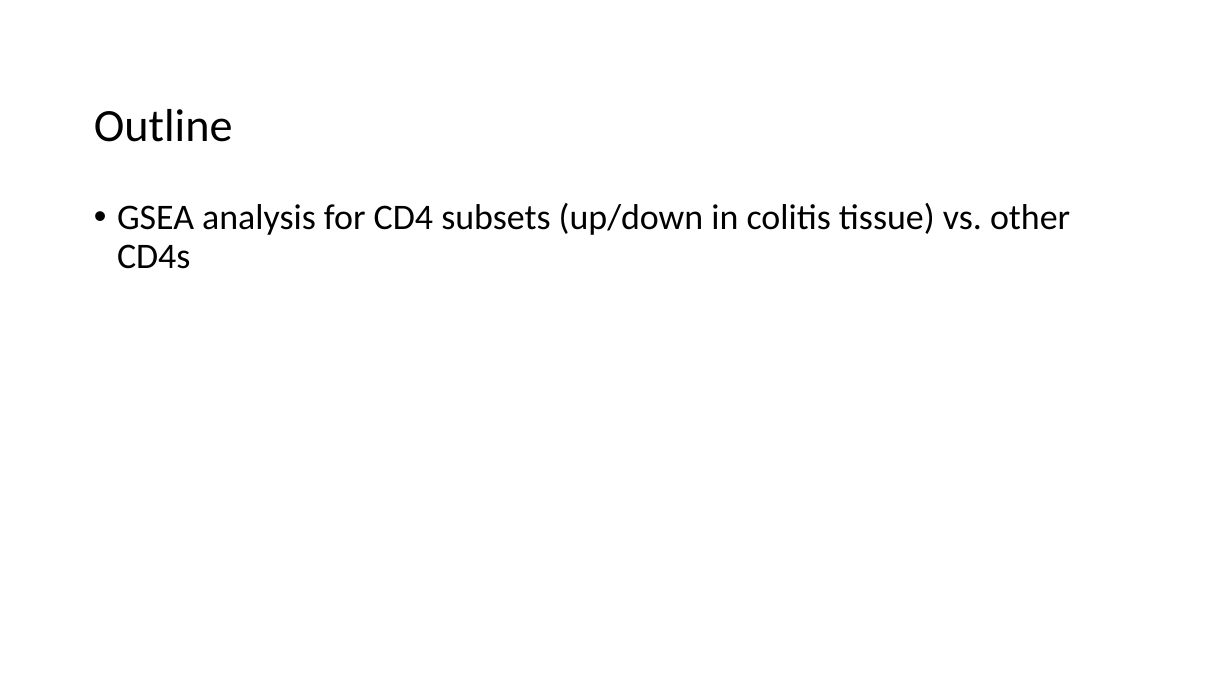
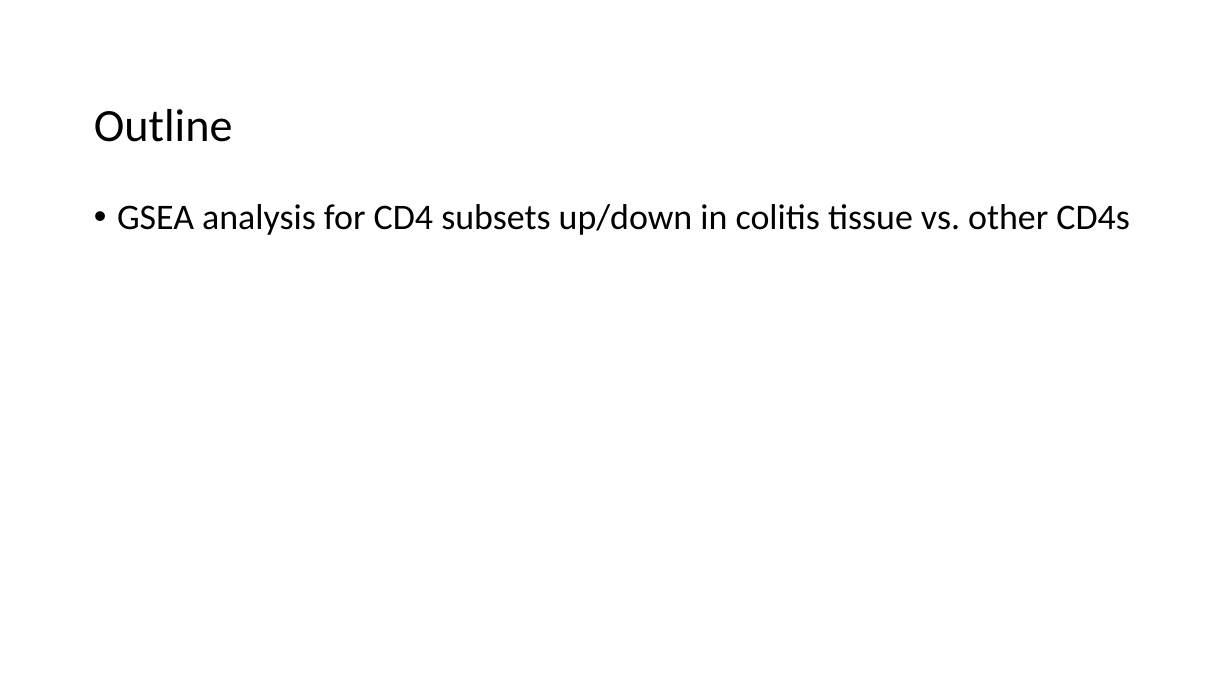
Before and after one commit to tybottorff/bottorffdocs, a slide deck: slide 2 of presentations/weekly_meetings/3_22_24.pptx. Drawn at 1232x693 pixels with LibreOffice and Linux fonts; fonts in the diff are those of the drawing. Boxes give left, top, right and bottom in pixels: in the first picture for what was removed or moved away, otherwise in the second. Text is boxed around its words. In the diff, an @@ line names an element or a change of style, - is before the commit and + after.

Commit message:
Edit last week slides

```diff
--- a/presentations/weekly_meetings/3_22_24.pptx
+++ b/presentations/weekly_meetings/3_22_24.pptx
@@ text at <box>117,204,1129,235</box>: text changed @@
-• GSEA analysis for CD4 subsets (up/down in colitis tissue) vs. other CD4s
+• GSEA analysis for CD4 subsets up/down in colitis tissue vs. other CD4s
```
